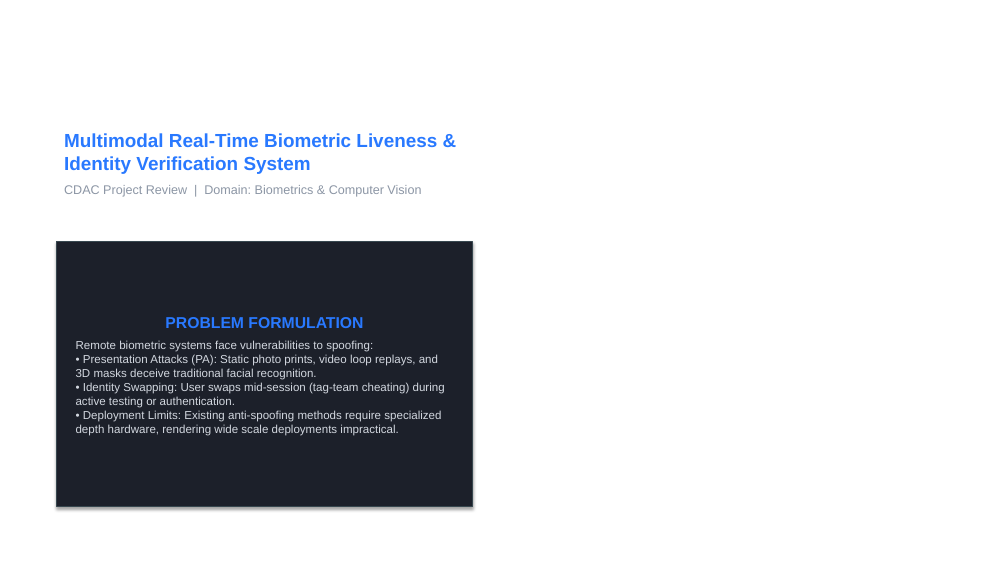
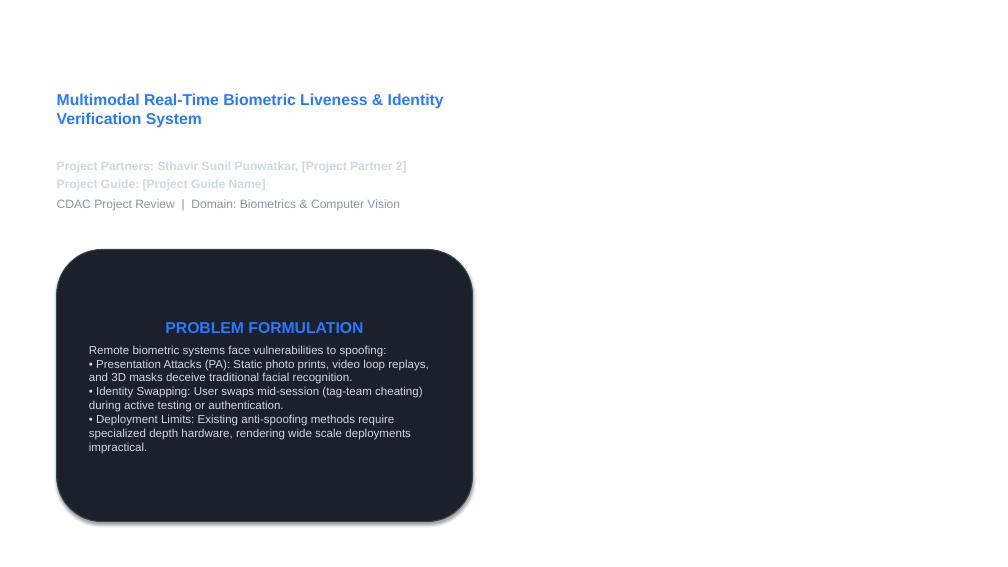
Before and after one commit to sthavirpunwatkar/SHIELD-Secure-Human-Identity-Liveness-Evaluation-Detection, a slide deck: slide 1 of reports/cdac_project_review.pptx. Drawn at 1008x567 pixels with LibreOffice and Linux fonts; fonts in the diff are those of the drawing; background and template pictures are left out. Boxes give left, top, right and bottom in pixels: in the first picture for what was removed or moved away, otherwise in the second. Text is boxed around its words. In the diff, an @@ line names an element or a change of style, - is before the commit and + after.

```diff
--- a/reports/cdac_project_review.pptx
+++ b/reports/cdac_project_review.pptx
@@ text "SHIELD": place and size @@
-text "SHIELD" at (64, 133, 437, 197)
+text "SHIELD" at (57, 93, 444, 128)
@@ text "SHIELD" at (57, 93, 444, 128): size 46 to 42 pt in "SHIELD"; size 18 to 15 pt @@
@@ text added at (57, 160, 407, 210), 11.5 pt, text #D2D7DF, bold @@
+Project Partners: Sthavir Sunil Punwatkar, [Project Partner 2]
+Project Guide: [Project Guide Name]
+CDAC Project Review | Domain: Biometrics & Computer Vision
@@ text at (64, 185, 421, 197): paragraph removed @@
-CDAC Project Review | Domain: Biometrics & Computer Vision
@@ rounded rectangle "PROBLEM FORMULATION": place and size @@
-rounded rectangle "PROBLEM FORMULATION" at (57, 242, 473, 507)
+rounded rectangle "PROBLEM FORMULATION" at (57, 250, 473, 522)
@@ rounded rectangle "PROBLEM FORMULATION" at (57, 250, 473, 522): rectangle to rounded rectangle @@
```
Also in this commit, not shown: 2 other slides changed, 4 other files.
